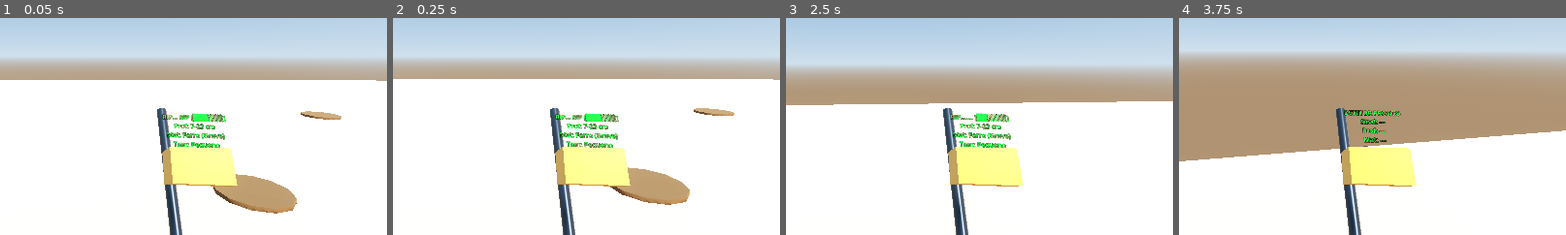
Above: before the commit, frames 1-4 (left to right).
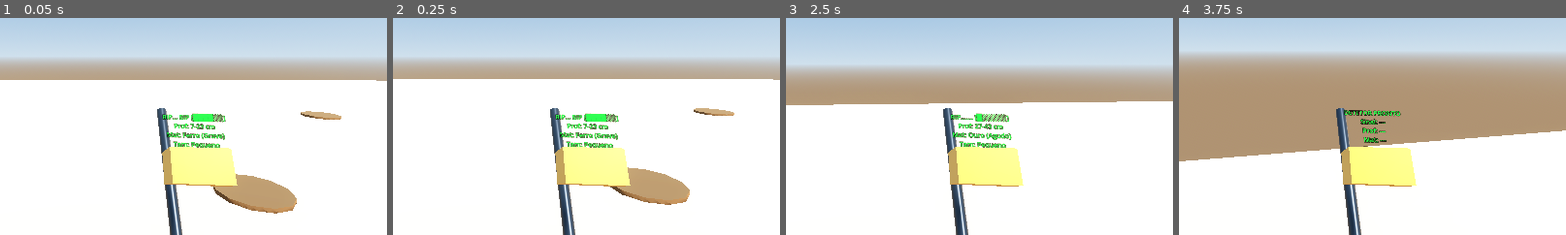
Above: after the commit, the same moments.

Repository: Felipefmdev/ScanDig
Game: Godot game, scene res://world/test_sandbox.tscn
The game is run twice, just before and just after one commit, with the same random seed, the same clock (stepped at 60 frames per second) and the same inputs.
Inputs (mouse positions are % of the whole screen's width and height, from its top left):
- Up to frame 1 (0.05 s): no input
- Up to frame 2 (0.25 s): no input
- Up to frame 3 (2.5 s): tap Enter at 0.5 s; move the mouse to (55, 50) at 0.52 s; hold W (move_forward) from 0.53 s (still down); right-click (55, 50) at 0.6 s; click (55, 50) at 0.67 s; tap Space (jump) at 0.77, 1.52 s; move the mouse to (45, 50) at 1.27 s; click (45, 50) at 1.35 s; move the mouse to (52, 48) at 2.02 s; right-click (52, 48) at 2.1 s
- Up to frame 4 (3.75 s): keep holding W (move_forward); move the mouse to (49, 52) at 2.77 s; click (49, 52) at 2.85 s; tap Space (jump) at 3.02 s; move the mouse to (57, 51) at 3.52 s; right-click (57, 51) at 3.6 s
The pictures show only the part of the screen within x 38-88%, y 41-91%; the shares and areas given below are measured in that part.

The runs differ from the first frame. In frame 1, less than 0.1% of the frame differs, in the area x 53-56%, y 44-49%; in frame 2, less than 0.1%; in frame 3, 0.6%, in the area x 42-59%, y 43-57%; in frame 4, less than 0.1%.

Commit message:
refactor(detector): add decoupled signals, coil tip origin, audio envelope, and 20Hz scan

Diff:
--- a/gameplay/detector/metal_detector.gd
+++ b/gameplay/detector/metal_detector.gd
@@ -1,16 +1,22 @@
 class_name MetalDetector
 extends Node3D
+
+signal item_detected(item: ItemData, signal_strength: float)
+signal target_lost()
 
 @export var max_detection_distance: float = 8.0
 @export var min_beep_interval: float = 0.08
 @export var max_beep_interval: float = 1.20
+@export var scan_interval: float = 0.05
 
 @onready var audio_player: AudioStreamPlayer3D = $AudioStreamPlayer3D
+@onready var coil_tip: Marker3D = $CoilTip
 
 var _audio_generator: AudioStreamGenerator = null
 var _playback: AudioStreamGeneratorPlayback = null
 var _sample_rate: float = 22050.0
 
+var _scan_timer: float = 0.0
 var _time_since_last_beep: float = 0.0
 var _current_target: BuriedSpot = null
 var _current_distance: float = 999.0
@@ -20,9 +26,16 @@
 var _beep_duration: float = 0.045
 var _phase: float = 0.0
 
+# Envelope suave para síntese de áudio (elimina estalos e descontinuidades)
+var _current_amplitude: float = 0.0
+const MAX_AMPLITUDE: float = 0.35
+const ATTACK_TIME: float = 0.004
+const RELEASE_TIME: float = 0.006
+
 
 func _ready() -> void:
 	_setup_audio_generator()
+	_update_target_detection()
 
 
 func _setup_audio_generator() -> void:
@@ -35,7 +48,11 @@
 
 
 func _process(delta: float) -> void:
-	_update_target_detection()
+	_scan_timer += delta
+	if _scan_timer >= scan_interval:
+		_scan_timer = 0.0
+		_update_target_detection()
+
 	_update_beeping(delta)
 	_fill_audio_buffer()
 
@@ -44,22 +61,30 @@
 	var spots: Array[Node] = get_tree().get_nodes_in_group("buried_spots")
 	var closest_spot: BuriedSpot = null
 	var min_dist: float = max_detection_distance + 0.1
-	var detector_pos: Vector3 = global_position
-
-	for spot in spots:
+	var detector_pos: Vector3 = coil_tip.global_position if coil_tip != null else global_position
+
+	for spot: Node in spots:
 		if spot is BuriedSpot and spot.is_inside_tree():
 			var dist: float = detector_pos.distance_to(spot.global_position)
 			if dist < min_dist:
 				min_dist = dist
 				closest_spot = spot
 
+	var had_target: bool = (_current_target != null)
+
 	if min_dist <= max_detection_distance and closest_spot != null:
 		_current_target = closest_spot
 		_current_distance = min_dist
 		_current_freq = _get_frequency_for_item(_current_target.item)
+
+		var dist_factor: float = clampf((_current_distance - 0.5) / (max_detection_distance - 0.5), 0.0, 1.0)
+		var signal_strength: float = 1.0 - dist_factor
+		item_detected.emit(_current_target.item, signal_strength)
 	else:
 		_current_target = null
 		_current_distance = 999.0
+		if had_target:
+			target_lost.emit()
 
 
 func _get_frequency_for_item(item: ItemData) -> float:
@@ -80,7 +105,7 @@
 
 
 func _update_beeping(delta: float) -> void:
-	if _current_target == null or _current_distance > max_detection_distance:
+	if not is_instance_valid(_current_target) or _current_distance > max_detection_distance:
 		_is_beeping = false
 		return
 
@@ -109,19 +134,29 @@
 		return
 
 	var phase_step: float = (TAU * _current_freq) / _sample_rate
+	var target_amp: float = MAX_AMPLITUDE if _is_beeping else 0.0
+	var attack_step: float = MAX_AMPLITUDE / (_sample_rate * ATTACK_TIME)
+	var release_step: float = MAX_AMPLITUDE / (_sample_rate * RELEASE_TIME)
 
 	for i in range(frames_available):
+		if _current_amplitude < target_amp:
+			_current_amplitude = minf(_current_amplitude + attack_step, target_amp)
+		elif _current_amplitude > target_amp:
+			_current_amplitude = maxf(_current_amplitude - release_step, target_amp)
+
 		var sample: float = 0.0
-		if _is_beeping:
-			sample = sin(_phase) * 0.35
+		if _current_amplitude > 0.0001:
+			sample = sin(_phase) * _current_amplitude
 			_phase = fmod(_phase + phase_step, TAU)
 		else:
+			_current_amplitude = 0.0
 			_phase = 0.0
+
 		_playback.push_frame(Vector2(sample, sample))
 
 
 func get_readout_text() -> String:
-	if _current_target == null or _current_distance > max_detection_distance:
+	if not is_instance_valid(_current_target) or _current_distance > max_detection_distance:
 		return "DETETOR PRONTO\nSinal: ---\nProf: ---\nMat: ---\nTam: ---"
 
 	var dist_factor: float = clampf((_current_distance - 0.5) / (max_detection_distance - 0.5), 0.0, 1.0)
--- a/gameplay/detector/metal_detector.tscn
+++ b/gameplay/detector/metal_detector.tscn
@@ -45,6 +45,9 @@
 size = Vector3(0.14, 0.08, 0.12)
 material = SubResource("StandardMaterial3D_box")
 
+[node name="CoilTip" type="Marker3D" parent="."]
+transform = Transform3D(1, 0, 0, 0, 1, 0, 0, 0, 1, 0, -0.7, -0.7)
+
 [node name="AudioStreamPlayer3D" type="AudioStreamPlayer3D" parent="."]
 transform = Transform3D(1, 0, 0, 0, 1, 0, 0, 0, 1, 0, -0.5, -0.6)
 max_distance = 15.0
